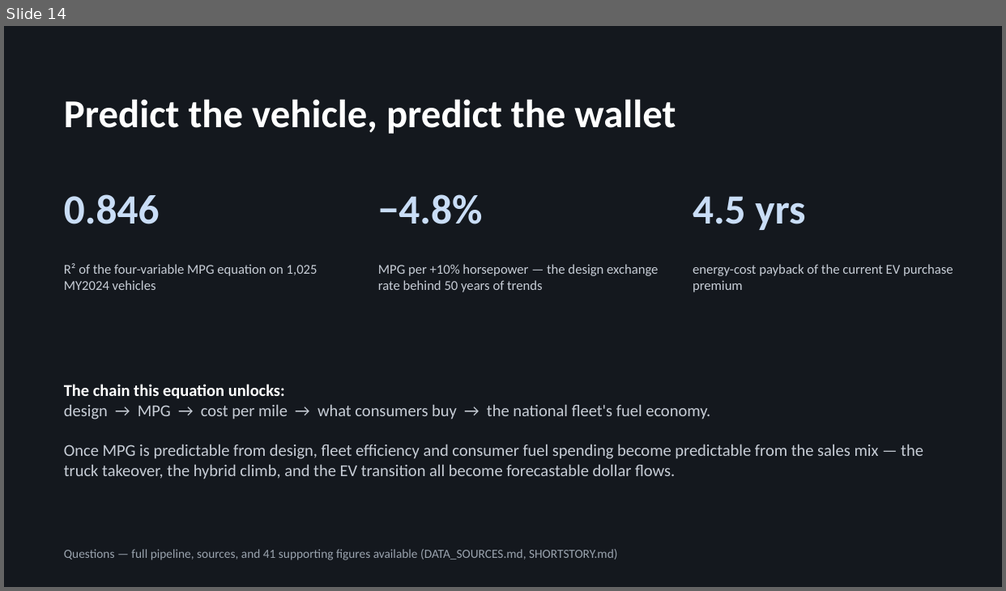
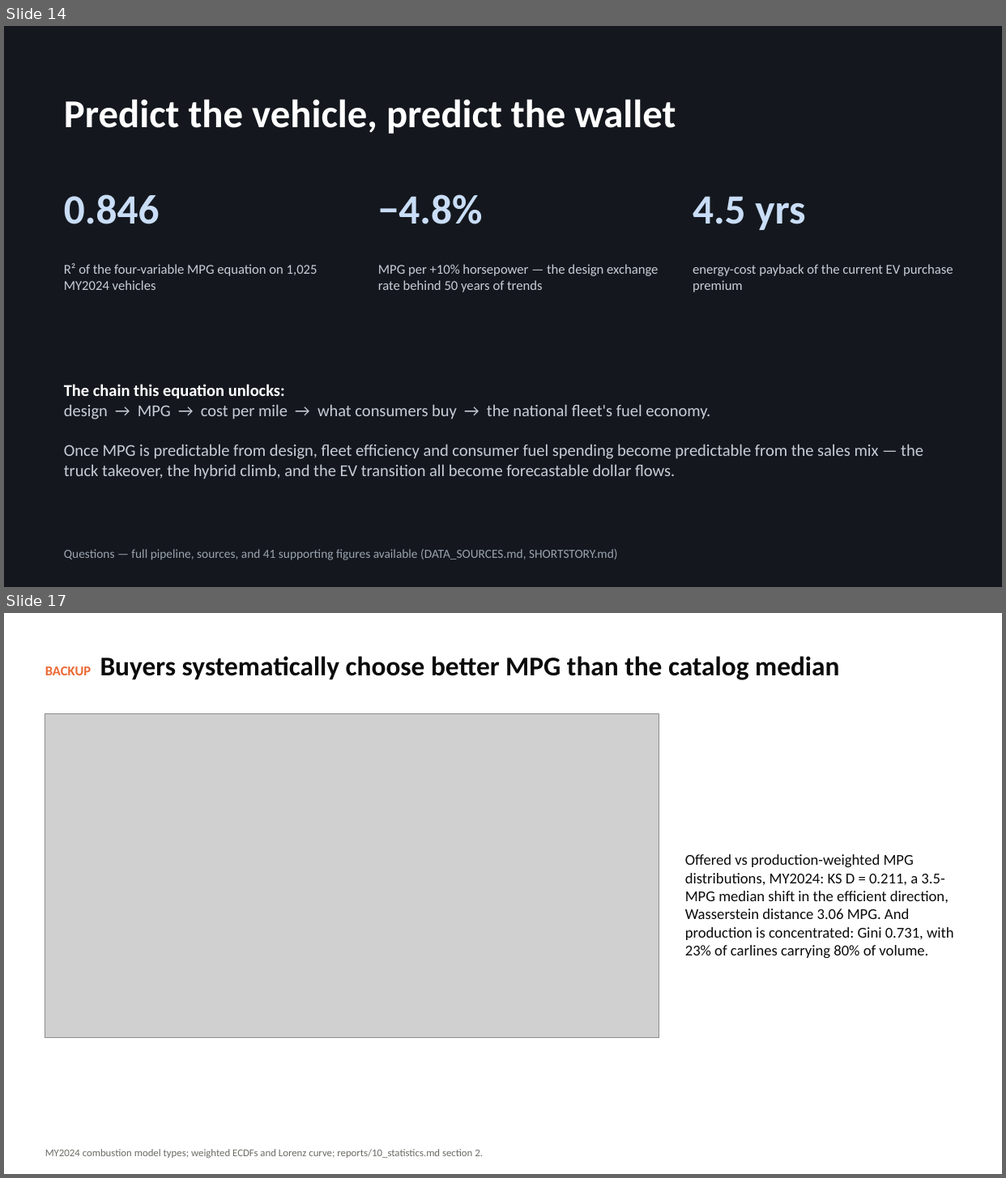
Before and after one commit to SCherwonik/OS3180, a slide deck: MPG Prediction Deck.pptx. Shown one above the other, each under a label of ours: slide 14 before the commit, slides 14 and 17 after it; the slides between them are not shown. The pictures are 1006x591 and 1006x1178 pixels, drawn with LibreOffice and Linux fonts; fonts in the diff are those of the drawing; grey boxes stand for pictures. Boxes give left, top, right and bottom in pixels: in the first picture for what was removed or moved away, otherwise in the second. Text is boxed around its words. In the diff, an @@ line names an element or a change of style, - is before the commit and + after.

```diff
--- a/MPG Prediction Deck.pptx
+++ b/MPG Prediction Deck.pptx
@@ slide 17 added at (4,613,1002,1174), background #FFFFFF @@
@@ text added at (45,656,839,680), 26 pt, text #0B0B0B, bold @@
+BACKUP Buyers systematically choose better MPG than the catalog median
@@ picture added at (45,714,659,1037) @@
@@ text added at (685,854,954,959), 14.5 pt, text #0B0B0B @@
+Offered vs production-weighted MPG distributions, MY2024: KS D = 0.211, a 3.5-MPG median shift in the efficient direction, Wasserstein distance 3.06 MPG. And production is concentrated: Gini 0.731, with 23% of carlines carrying 80% of volume.
@@ text added at (45,1149,483,1158), 10 pt, text #6E6C66 @@
+MY2024 combustion model types; weighted ECDFs and Lorenz curve; reports/10_statistics.md section 2.
```
Also in this commit, not shown: 5 other slides added, 7 other files.
